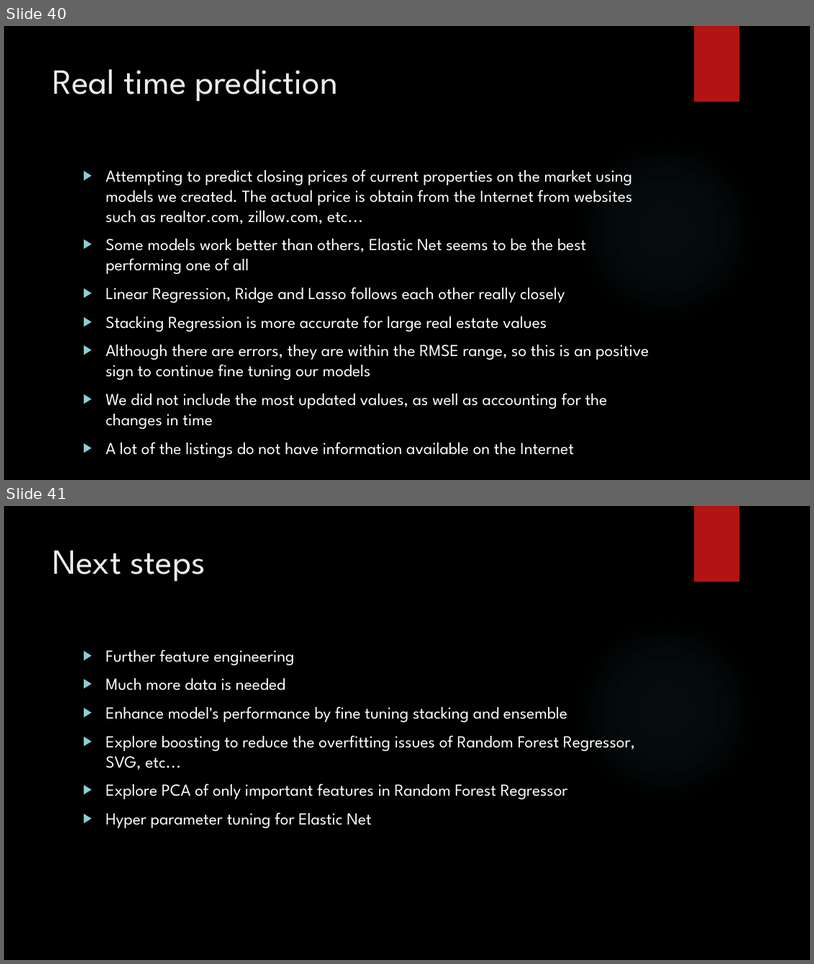
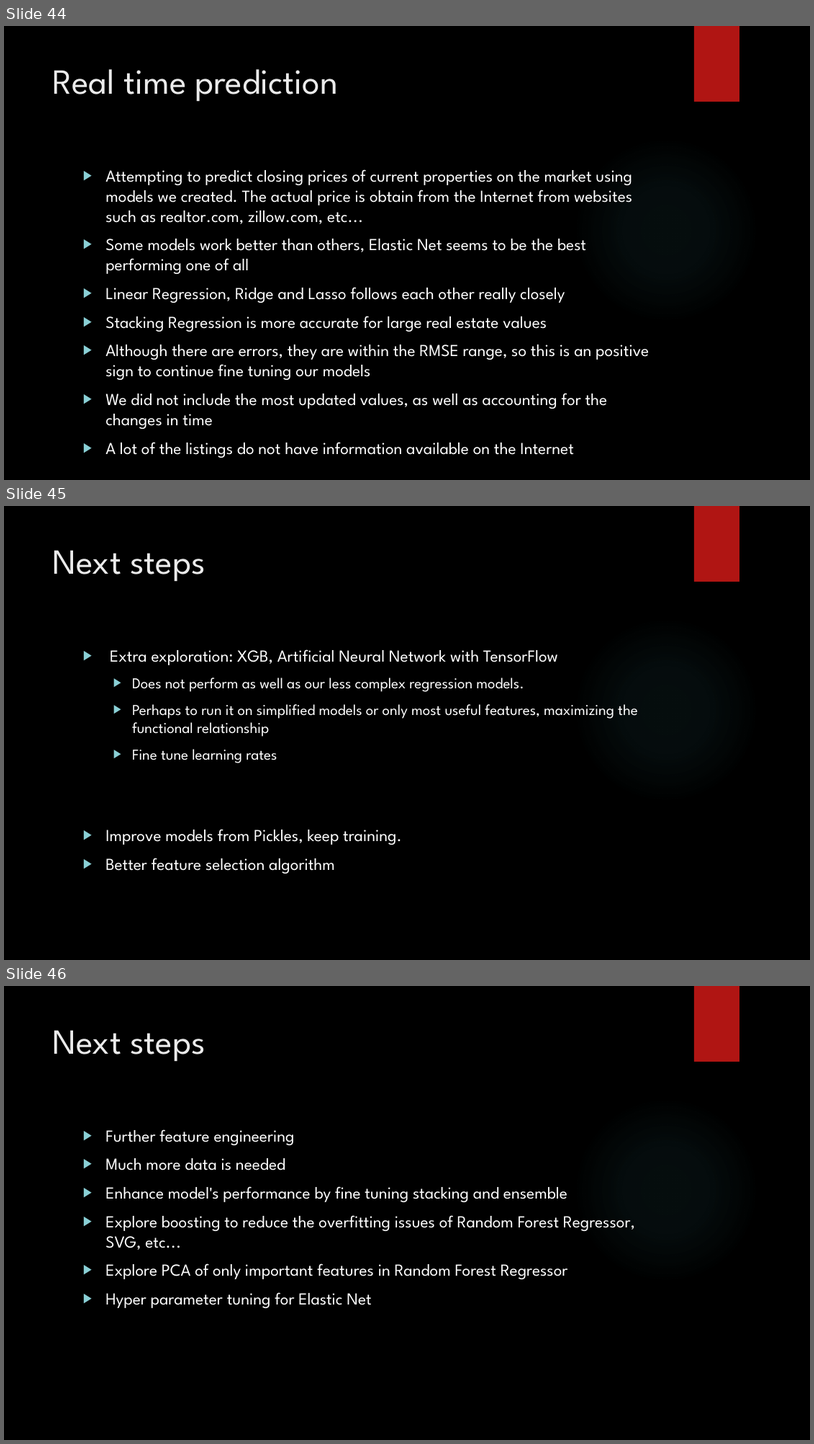
Before and after one commit to minhchan11/GA-Capstone-RealEstate, a slide deck: slides/Presentation.pptx. Shown one above the other, each under a label of ours: slides 40 and 41 before the commit, slides 44, 45 and 46 after it. The pictures are 814x964 and 814x1444 pixels, drawn with LibreOffice and Linux fonts; fonts in the diff are those of the drawing; background and template pictures are left out. Boxes give left, top, right and bottom in pixels: in the first picture for what was removed or moved away, otherwise in the second. Text is boxed around its words. In the diff, an @@ line names an element or a change of style, - is before the commit and + after.

```diff
--- a/slides/Presentation.pptx
+++ b/slides/Presentation.pptx
@@ slide 45 added at [4,506,810,960], background picture (left out); not listed: 2 template elements that a slide beside it also shows @@
@@ title added at [53,550,206,582], 42 pt, text #EBEBEB @@
+Next steps
@@ text added at [106,649,638,873], 18 pt, text #FFFFFF @@
+▶ Extra exploration: XGB, Artificial Neural Network with TensorFlow
+  ▶ Does not perform as well as our less complex regression models.
+  ▶ Perhaps to run it on simplified models or only most useful features, maximizing the functional relationship
+  ▶ Fine tune learning rates
+▶ Improve models from Pickles, keep training.
+▶ Better feature selection algorithm
@@ what was slide 40 is now slide 44 @@
@@ what was slide 41 is now slide 46 @@
```
Also in this commit, not shown: 5 other slides added, 1 slide removed, 3 other files.
